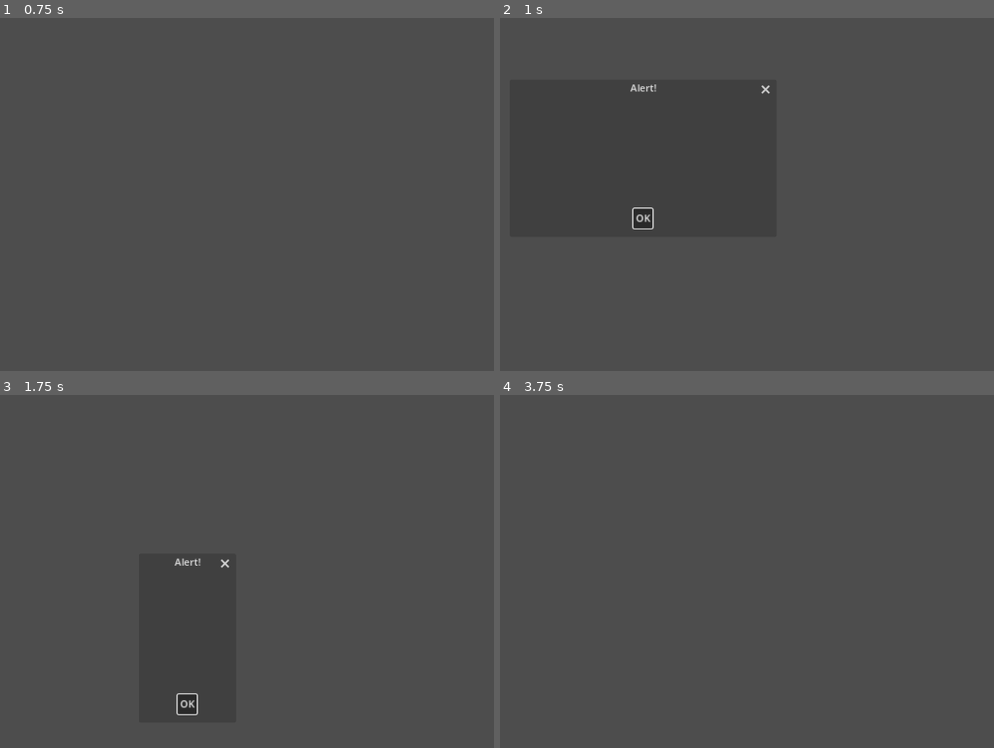
Above: before the commit, frames 1-4 (two rows, left to right).
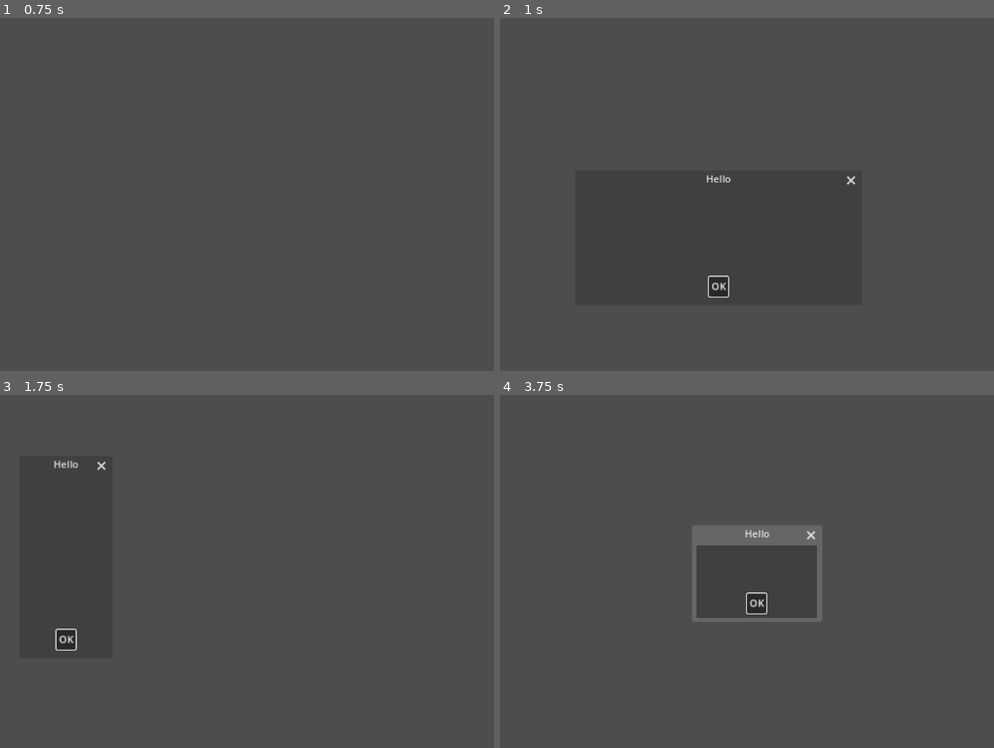
Above: after the commit, the same moments.

Repository: noahmacaulay/popups
Game: Godot game, scene res://scenes/levels/Level1.tscn
The game is run twice, just before and just after one commit, with the same random seed, the same clock (stepped at 60 frames per second) and the same inputs. This scene is started directly instead of the project's main scene. The engine's default icon, where the game draws it, is replaced by a stand-in: a white triangle on a blue panel in a dark square.
Inputs (mouse positions are in pixels of both pictures, inside the frame that each line leads up to):
- Up to frame 1 (0.75 s): click "OK" at 0.5 s
- Up to frame 2 (1 s): no input
- Up to frame 3 (1.75 s): click "OK" at 1.25 s
- Up to frame 4 (3.75 s): click "OK" at 2 s; click "OK" at 2.75 s; click (840, 645) at 3.5 s, where only the run after the commit has a clickable "OK"

Frame 1 is identical in both runs. In frame 2, 0.5% of the frame differs, in the area x 26-72%, y 18-80%; in frame 3, 0.7%; in frame 4, 2.3%, in the area x 38-66%, y 37-65%.

Commit message:
Created AlertBox scene file

Diff:
--- a/scenes/levels/Level1.gd
+++ b/scenes/levels/Level1.gd
@@ -4,6 +4,7 @@
 var timer = 0
 var time_limit = 0.8 + rng.randfn(0.0, 0.3)
 var resolution = Vector2(0, 0)
+var AlertBox = preload("res://scenes/popups/AlertBox.tscn")
 
 # Called when the node enters the scene tree for the first time.
 func _ready():
@@ -15,11 +16,7 @@
 func _process(delta):
 	timer += delta
 	if timer > time_limit:
-		var popup = AcceptDialog.new()
-		popup.position = Vector2(rng.randf_range(50, 450), rng.randf_range(50, 450))
-		popup.size = Vector2(rng.randf_range(100, 500), rng.randf_range(100, 300))
-		popup.transient = false
-		popup.visible = true
+		var popup = AlertBox.instantiate()
 		add_child(popup)
 		timer = 0
 		time_limit = 0.8 + rng.randfn(0.0, 0.3)
--- /dev/null
+++ b/scenes/popups/AlertBox.gd
@@ -0,0 +1,14 @@
+extends AcceptDialog
+var rng = RandomNumberGenerator.new()
+
+# Called when the node enters the scene tree for the first time.
+func _ready():
+	self.position = Vector2(rng.randf_range(50, 450), rng.randf_range(50, 450))
+	self.size = Vector2(rng.randf_range(100, 500), rng.randf_range(100, 300))
+	self.transient = false
+	self.visible = true
+
+
+# Called every frame. 'delta' is the elapsed time since the previous frame.
+func _process(delta):
+	pass
--- /dev/null
+++ b/scenes/popups/AlertBox.tscn
@@ -0,0 +1,9 @@
+[gd_scene load_steps=2 format=3 uid="uid://bswlbknvt7rp1"]
+
+[ext_resource type="Script" path="res://scenes/popups/AlertBox.gd" id="1_6qy2x"]
+
+[node name="AlertBox" type="AcceptDialog"]
+title = "Hello"
+position = Vector2i(100, 100)
+visible = true
+script = ExtResource("1_6qy2x")
